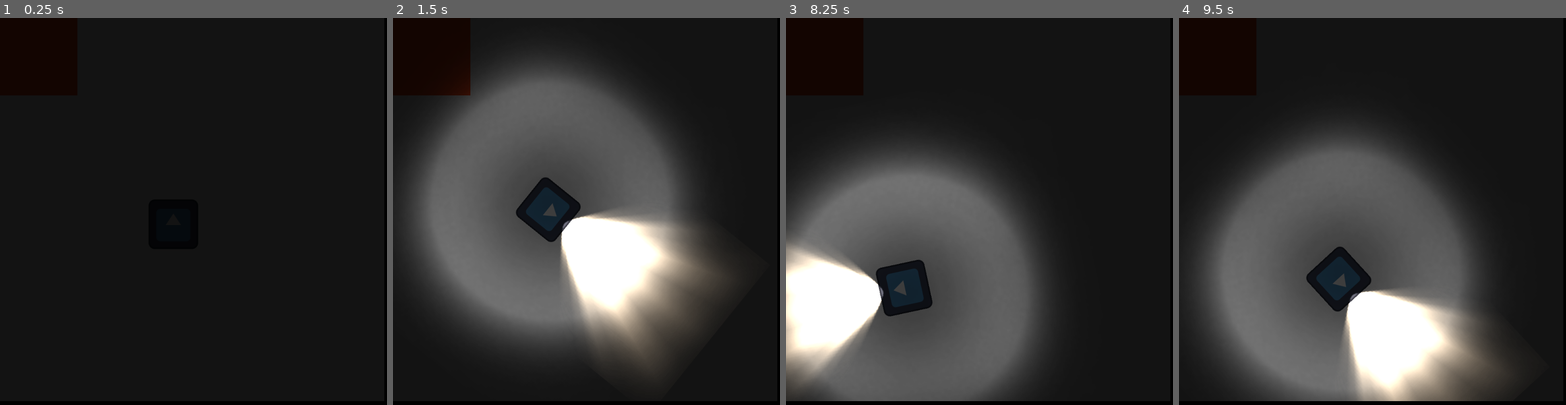
Above: before the commit, frames 1-4 (left to right).
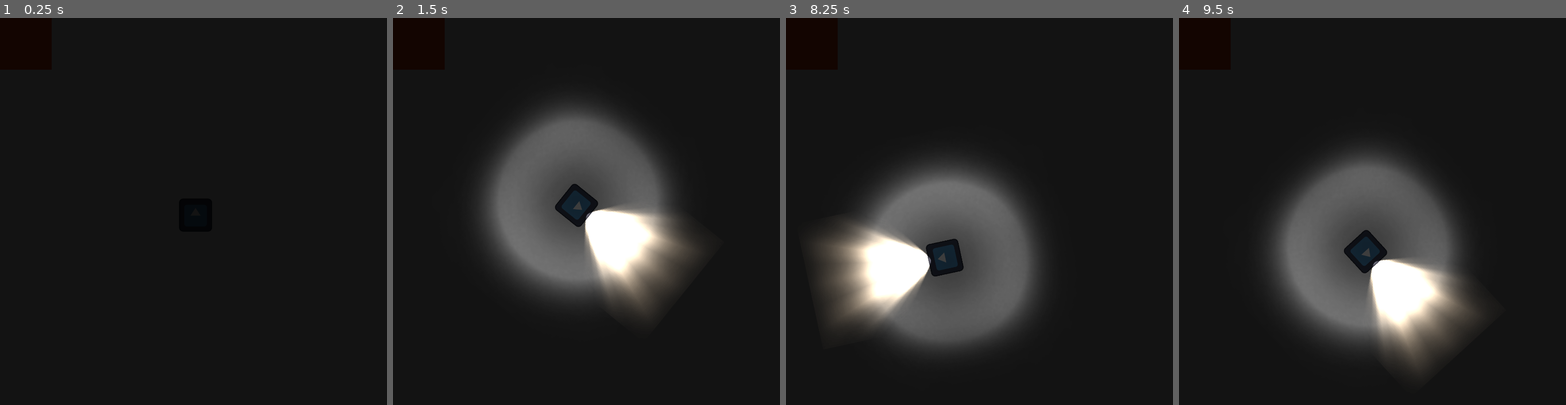
Above: after the commit, the same moments.

Repository: ankit-suman-07/GODOT-Echoes-In-Dark
Game: Godot game, scene res://scenes/level.tscn
Same seed, same stepped clock (60 frames per second), same inputs: the game is played once before the commit and once after it. The project has no main scene, so this scene is started directly. The engine's default icon, where the game draws it, is replaced by a stand-in: a white triangle on a blue panel in a dark square.
Inputs:
- Up to frame 1 (0.25 s): no input
- Up to frame 2 (1.5 s): tap Enter at 0.5 s; hold D (right) 0.53-1.28 s; tap F (flashlight) at 0.6 s; hold S (back) from 1.28 s (still down); tap Shift (sprint) at 1.35 s
- Up to frame 3 (8.25 s): release S (back) at 2.03 s; hold D (right) 2.03-2.78 s; tap F (flashlight) every 1.5 s from 2.1 to 8.1 s; hold W (forward) 2.78-3.53 s; tap Shift (sprint) every 1.5 s from 2.85 to 7.35 s; tap Space at 3.5, 5, 6.5 s; hold A (left) 3.53-5.03 s; tap Enter at 4.25, 5.75 s; hold S (back) 5.03-5.78 s; hold D (right) 5.78-6.53 s; hold W (forward) 6.53-7.28 s; hold D (right) 7.28-8.03 s; hold S (back) from 8.03 s (still down)
- Up to frame 4 (9.5 s): release S (back) at 8.78 s; hold A (left) from 8.78 s (still down); tap Shift (sprint) at 8.85 s

The runs differ from the first frame. In frame 2, 39% of the frame differs, in the area x 2-89%, y 10-93%; in frame 3, 26%; in frame 4, 33%.

Commit message:
Change game screen size to 1500x1500 px

Diff:
--- a/project.godot
+++ b/project.godot
@@ -16,8 +16,8 @@
 
 [display]
 
-window/size/viewport_width=1000
-window/size/viewport_height=1000
+window/size/viewport_width=1500
+window/size/viewport_height=1500
 
 [input]
 
--- a/scenes/level.tscn
+++ b/scenes/level.tscn
@@ -5,8 +5,8 @@
 [node name="level" type="Node2D" unique_id=822371455]
 
 [node name="demo_background" type="ColorRect" parent="." unique_id=1517306600]
-offset_right = 993.0
-offset_bottom = 990.0
+offset_right = 1500.0
+offset_bottom = 1500.0
 
 [node name="demo_obstacle" type="ColorRect" parent="." unique_id=1402360381]
 offset_right = 200.0
@@ -17,5 +17,5 @@
 color = Color(0.07484534, 0.07484526, 0.07484525, 1)
 
 [node name="player" parent="." unique_id=714090470 instance=ExtResource("1_2q6dc")]
-position = Vector2(448, 533)
+position = Vector2(758, 764)
 rotation = 0.0
